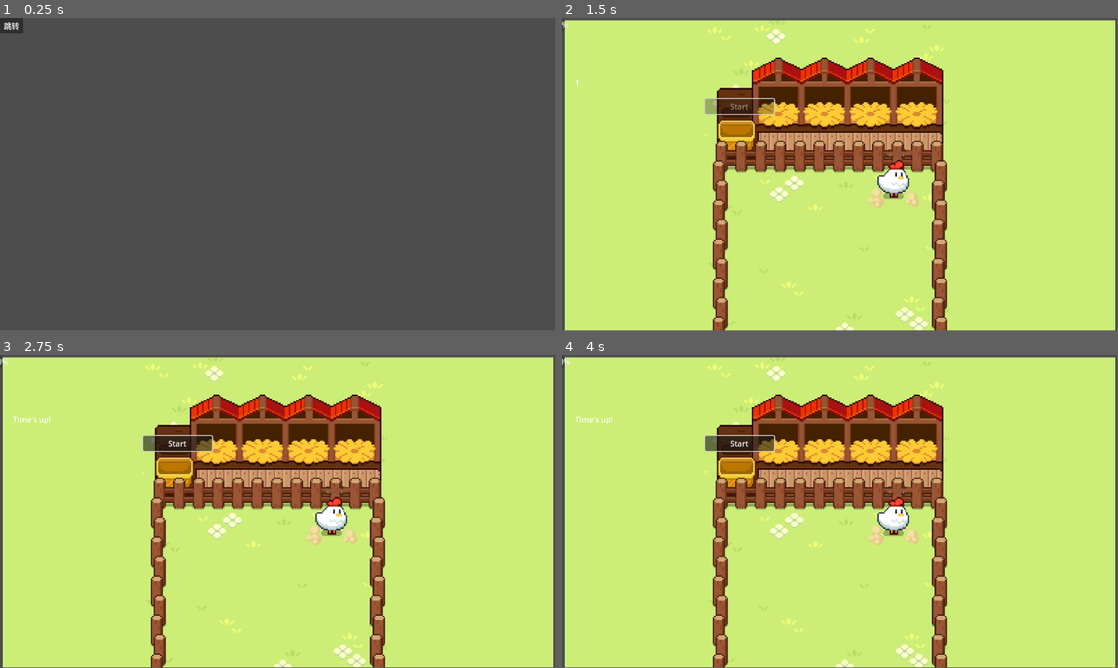
Above: before the commit, frames 1-4 (two rows, left to right).
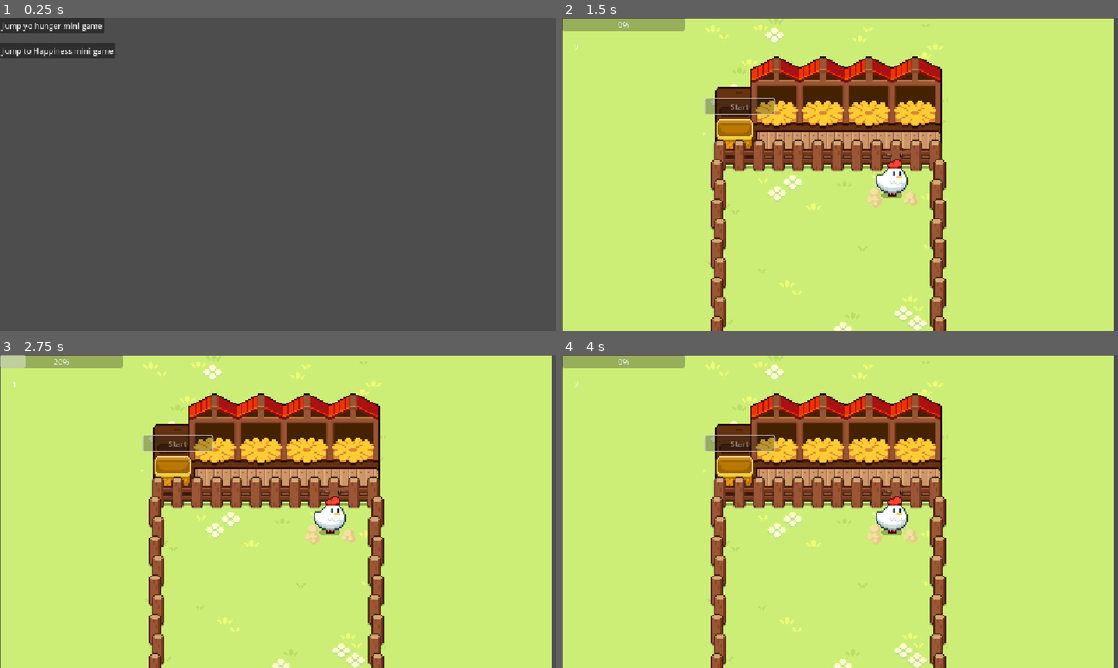
Above: after the commit, the same moments.

Repository: lisiyunalice/The-Pet
Game: Godot game, scene res://maingame.tscn
Same seed, same stepped clock (60 frames per second), same inputs: the game is played once before the commit and once after it.
Inputs (mouse positions are in pixels of both pictures, inside the frame that each line leads up to):
- Up to frame 1 (0.25 s): no input
- Up to frame 2 (1.5 s): click "跳转" (after the commit: "jump yo hunger mini game") at 0.5 s; click "Start" at 1.25 s
- Up to frame 3 (2.75 s): tap Enter (ui_accept) at 2, 2.27 s; move the mouse to (400, 495) at 2.02 s; hold Right (ui_right) from 2.03 s (still down); click (400, 495) at 2.17 s
- Up to frame 4 (4 s): release Right (ui_right) at 2.75 s; click (739, 442) at 2.75 s, where only the run before the commit has a clickable "Start"; move the mouse to (728, 527) at 3.52 s; hold Down (ui_down) from 3.53 s (still down); tap Enter (ui_accept) at 3.77 s
In our replay, the window is 799x449 before the commit and 800x450 after it. These sizes can differ from the game's own. Grey fills any space a smaller window leaves; there, only what the larger window draws over its background counts as a difference.

The runs differ from the first frame. In frame 1, 1.7% of the frame differs, in the area x 0-21%, y 0-13%; in frame 2, 11%; in frame 3, 11%, in the area x 0-100%, y 0-100%; in frame 4, 11%.

Commit message:
main scene

Diff:
--- a/the-pet/maingame.gd
+++ b/the-pet/maingame.gd
@@ -4,3 +4,7 @@
 func _on_button_pressed() -> void:
 	get_tree().change_scene_to_file("res://minigames/hunger/HungerMiniGame.tscn")
 	pass # Replace with function body.
+
+func _on_button_2_pressed() -> void:
+	get_tree().change_scene_to_file("res://minigames/Happiness/Gourmet Feeding.tscn")
+	pass # Replace with function body.
--- a/the-pet/maingame.tscn
+++ b/the-pet/maingame.tscn
@@ -6,8 +6,15 @@
 script = ExtResource("1_2sw64")
 
 [node name="Button" type="Button" parent="."]
-offset_right = 48.0
-offset_bottom = 20.0
-text = "跳转"
+offset_right = 124.0
+offset_bottom = 31.0
+text = "jump yo hunger mini game"
+
+[node name="Button2" type="Button" parent="."]
+offset_top = 52.0
+offset_right = 214.0
+offset_bottom = 83.0
+text = "jump to Happiness mini game"
 
 [connection signal="pressed" from="Button" to="." method="_on_button_pressed"]
+[connection signal="pressed" from="Button2" to="." method="_on_button_2_pressed"]
--- a/the-pet/minigames/hunger/HungerMiniGame.tscn
+++ b/the-pet/minigames/hunger/HungerMiniGame.tscn
@@ -7,17 +7,18 @@
 script = ExtResource("1_xmiqa")
 
 [node name="CountdownTimer" type="Timer" parent="."]
+wait_time = 2.0
 
 [node name="TimeLabel" type="Label" parent="."]
-offset_left = 27.0
-offset_top = 122.0
-offset_right = 178.0
-offset_bottom = 171.0
+offset_left = 25.0
+offset_top = 49.0
+offset_right = 201.0
+offset_bottom = 98.0
 text = "Press Start to Begin
 "
 
 [node name="HungerBar" type="ProgressBar" parent="."]
-offset_right = 4.0
+offset_right = 255.0
 offset_bottom = 27.0
 max_value = 10.0
 
@@ -31,7 +32,7 @@
 
 [node name="PetBackground" type="Sprite2D" parent="."]
 show_behind_parent = true
-position = Vector2(577.2094, 358.81253)
+position = Vector2(573, 356)
 scale = Vector2(0.97706896, 0.97706896)
 texture = ExtResource("2_b12xw")
 
--- a/the-pet/project.godot
+++ b/the-pet/project.godot
@@ -15,6 +15,10 @@
 config/features=PackedStringArray("4.5", "GL Compatibility")
 config/icon="uid://0qrpkeg50u0s"
 
+[display]
+
+window/stretch/mode="canvas_items"
+
 [input]
 
 ui_accept={
